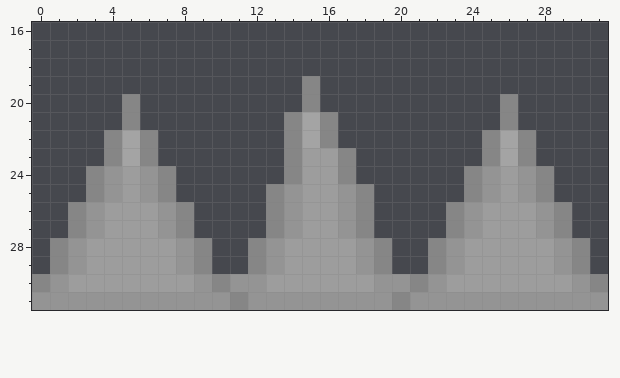
Pixel-art file, stored at assets/sprites/Objects/spike.aseprite. The picture above was drawn from the file before the commit.
32x32 pixels, 1 frame. Shown: x 0..31, y 16..31.
New version:
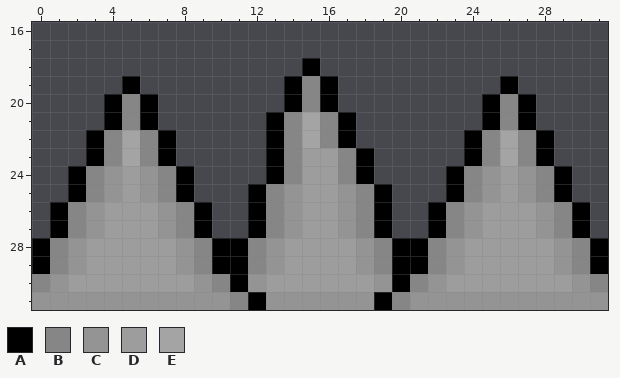
Palette (. is transparent): A #000000  B #868686  C #949494  D #9d9d9d  E #a4a4a4
Diff:
The author put colour A in row 18 at x 15; in row 19 at x 5, 14, 16 and 26; in row 20 at x 4, 6, 14, 16, 25 and 27; in row 21 at x 4, 6, 13, 17, 25 and 27; in row 22 at x 3, 7, 13, 17, 24 and 28; in row 23 at x 3, 7, 13, 18, 24 and 28.
The author put colour A in row 24 at x 2, 8, 13, 18, 23 and 29; in row 25 at x 2, 8, 12, 19, 23 and 29; in rows 26 to 27 at x 1, 9, 12, 19, 22 and 30; in rows 28 to 29 at x 0, 10 to 11, 20 to 21 and 31.
Colour C becomes colour A in row 30 at x 11 and 20; in row 31 at x 12 and 19.
Changed places in both pictures, as pixel boxes (x1, y1, x2, y2):
changed: (32, 58, 608, 310)
